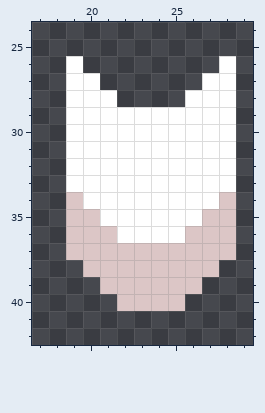
A pixel-art sprite gets an edit: core/assets-raw/sprites/units/alpha-cell.png. That is the earlier state.
The file is 48x48 pixels. Shown: x 17..29, y 24..42.
And afterwards:
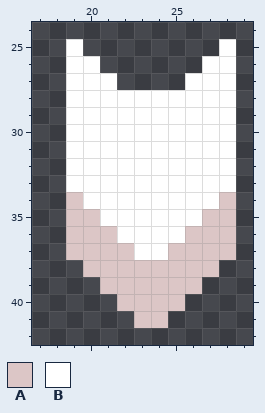
Palette (. is transparent): A #dcc6c6  B #ffffff
Changes in this commit:
The edit adds colour A in row 41 at x 23 to 24.
The edit adds colour B in row 25 at x 19 and 28; in row 26 at x 20 and 27; in row 27 at x 21 and 26; in row 28 at x 22 to 25.
Colour A gives way to colour B in row 37 at x 23 to 24.
Where, in picture pixels (left, top, right, bottom), the same in both pictures:
added: (66, 39, 236, 107)
changed: (134, 243, 168, 328)
